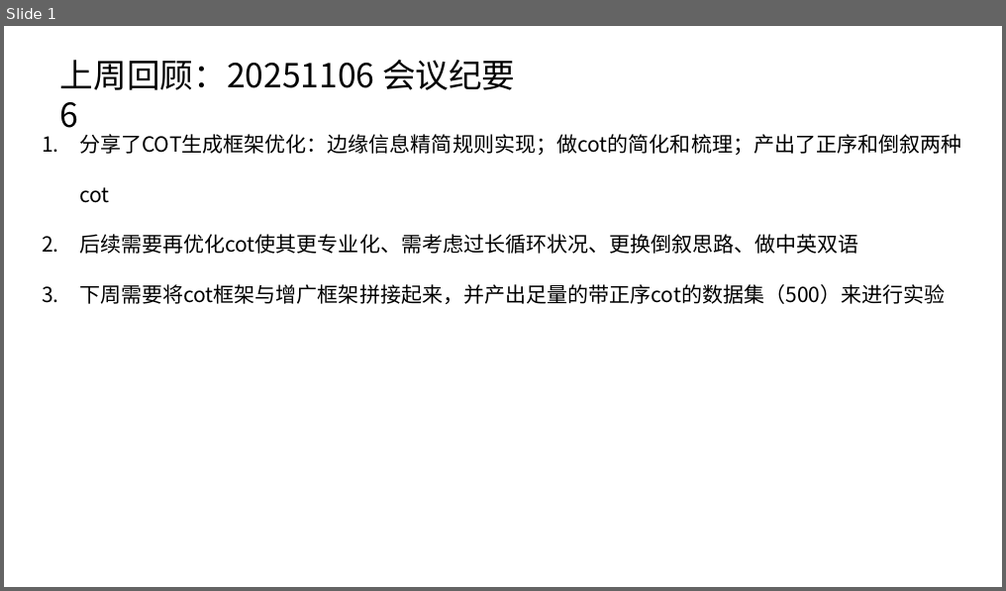
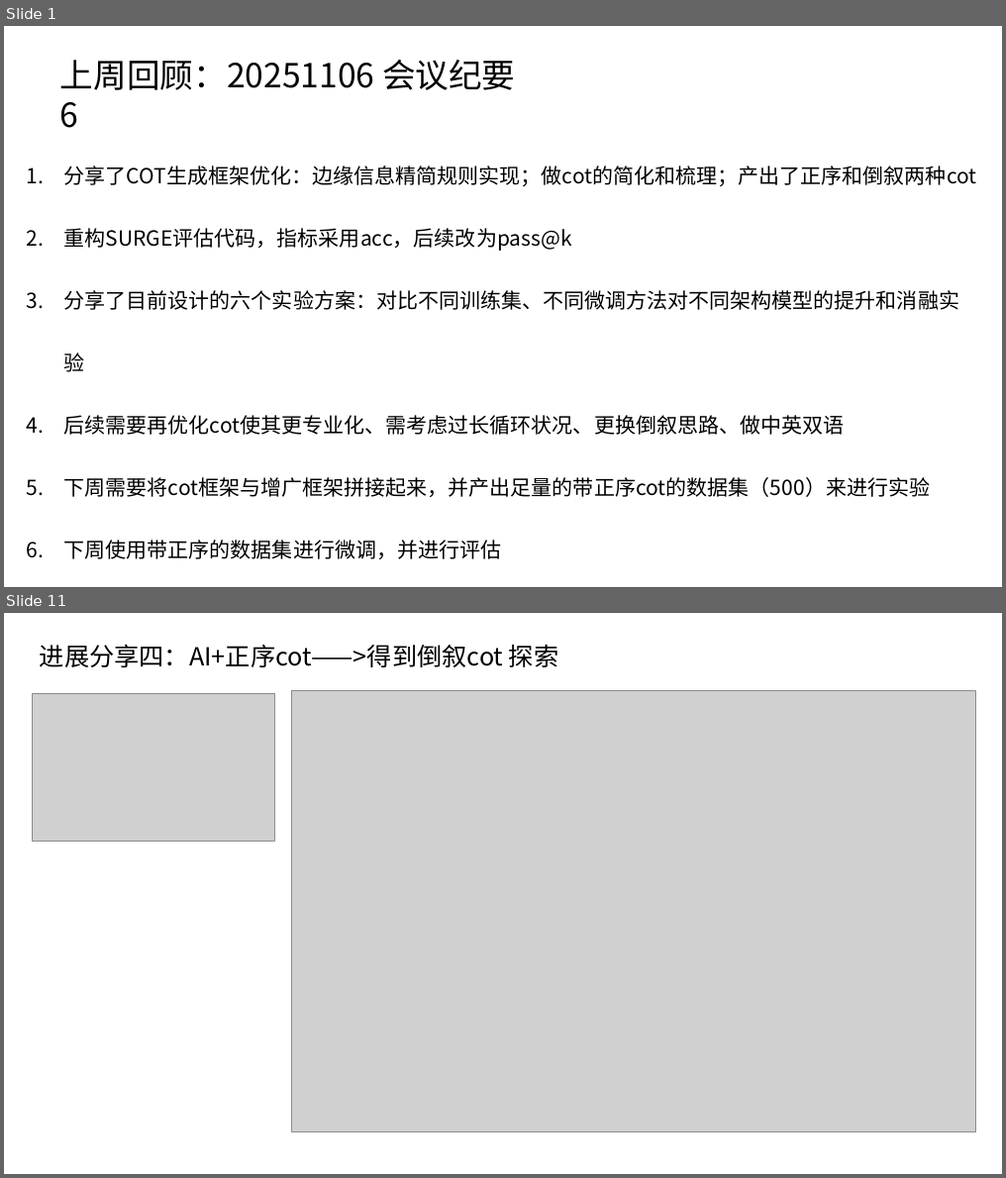
Before and after one commit to caoye04/TreecEva, a slide deck: 组会记录/组会1113.pptx. Shown one above the other, each under a label of ours: slide 1 before the commit, slides 1 and 11 after it; the slides between them are not shown. The pictures are 1006x591 and 1006x1178 pixels, drawn with LibreOffice and Linux fonts; fonts in the diff are those of the drawing; grey boxes stand for pictures. Boxes give left, top, right and bottom in pixels: in the first picture for what was removed or moved away, otherwise in the second. Text is boxed around its words. In the diff, an @@ line names an element or a change of style, - is before the commit and + after.

```diff
--- a/组会记录/组会1113.pptx
+++ b/组会记录/组会1113.pptx
@@ slide 11 added at [4,613,1002,1174], background #FFFFFF @@
@@ text added at [40,644,558,667], 24 pt, text #000000 @@
+进展分享四：AI+正序cot——>得到倒叙cot 探索
@@ picture added at [33,694,274,842] @@
@@ picture added at [291,691,976,1133] @@
@@ slide 1 changed as well @@
@@ text "分享了COT生成框架优化：边缘信息精简规则实现；做cot的简化和梳理；产出了正序和倒叙两种cot": place and size @@
-text "分享了COT生成框架优化：边缘信息精简规则实现；做cot的简化和梳理；产出了正序和倒叙两种cot" at [79,134,961,304]
+text "分享了COT生成框架优化：边缘信息精简规则实现；做cot的简化和梳理；产出了正序和倒叙两种cot" at [64,166,977,560]
@@ text at [64,166,977,497]: line spacing 2 to 2.5 @@
@@ text at [64,228,959,372]: paragraphs added @@
+2. 重构SURGE评估代码，指标采用acc，后续改为pass@k
+3. 分享了目前设计的六个实验方案：对比不同训练集、不同微调方法对不同架构模型的提升和消融实验
@@ text at [64,540,502,560]: paragraph added @@
+6. 下周使用带正序的数据集进行微调，并进行评估
```
Also in this commit, not shown: 1 other slide changed, 14 other slides added, 17 slides removed, 20 other files.
